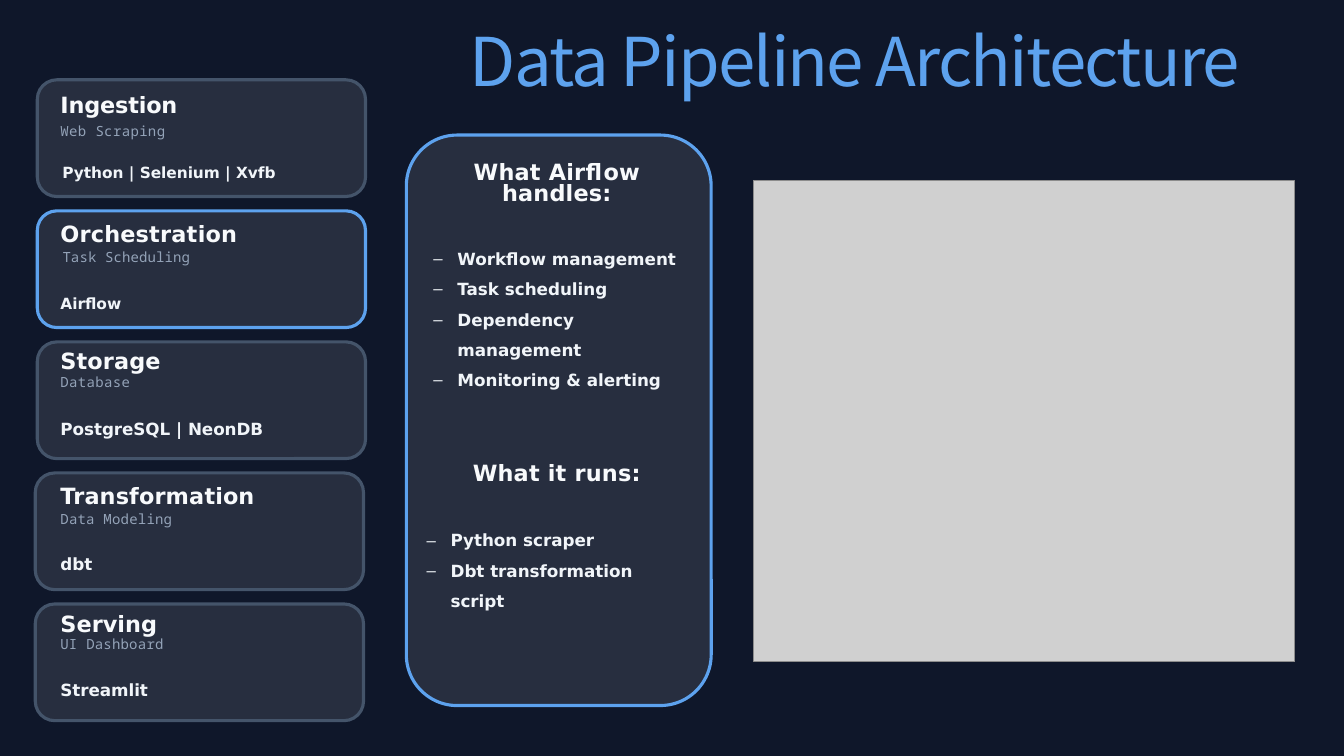
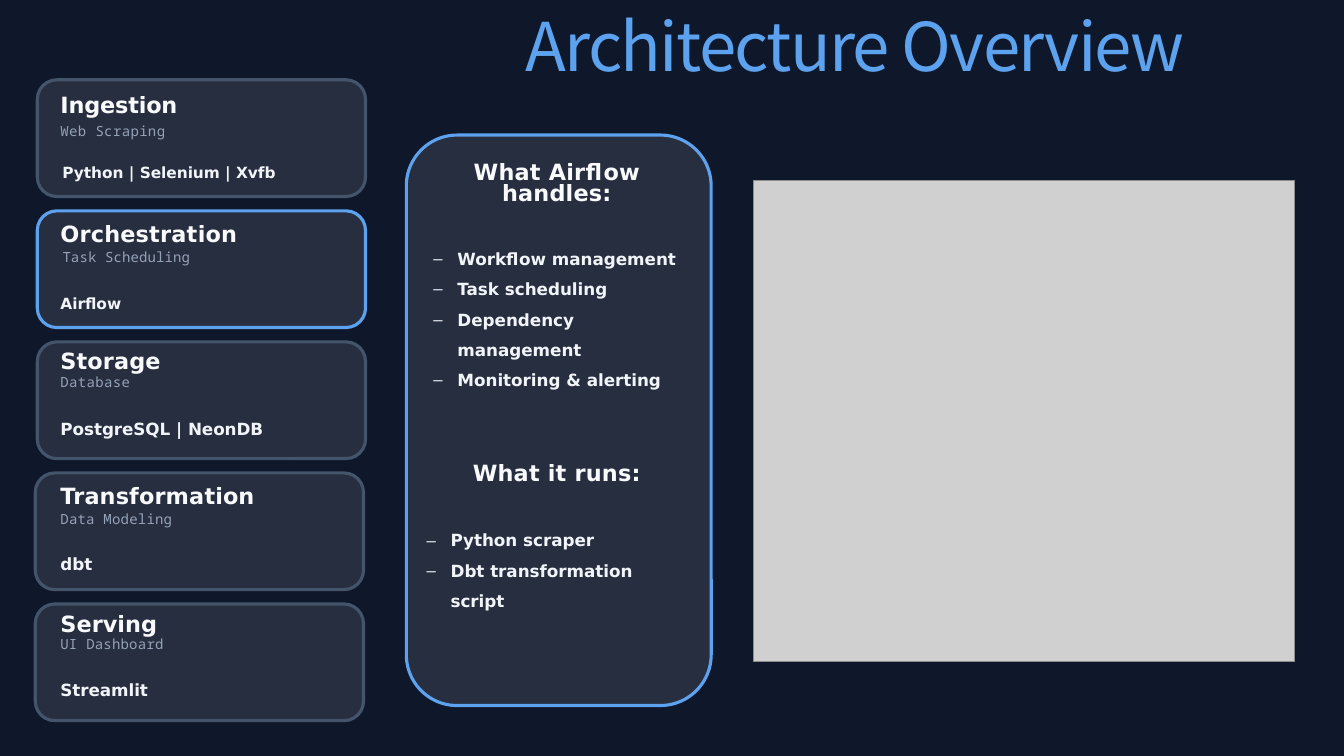
Before and after one commit to m-cakradewa/umrah_hotels_pipeline, a slide deck: slide 8 of Capstone Project DE.pptx. Drawn at 1344x756 pixels with LibreOffice and Linux fonts; fonts in the diff are those of the drawing; grey boxes stand for pictures. Boxes give left, top, right and bottom in pixels: in the first picture for what was removed or moved away, otherwise in the second. Text is boxed around its words. In the diff, an @@ line names an element or a change of style, - is before the commit and + after.

```diff
--- a/Capstone Project DE.pptx
+++ b/Capstone Project DE.pptx
@@ text at box(525, 17, 1185, 72): text changed @@
-Data Pipeline Architecture
+Architecture Overview
```
Also in this commit, not shown: 6 other slides changed.
